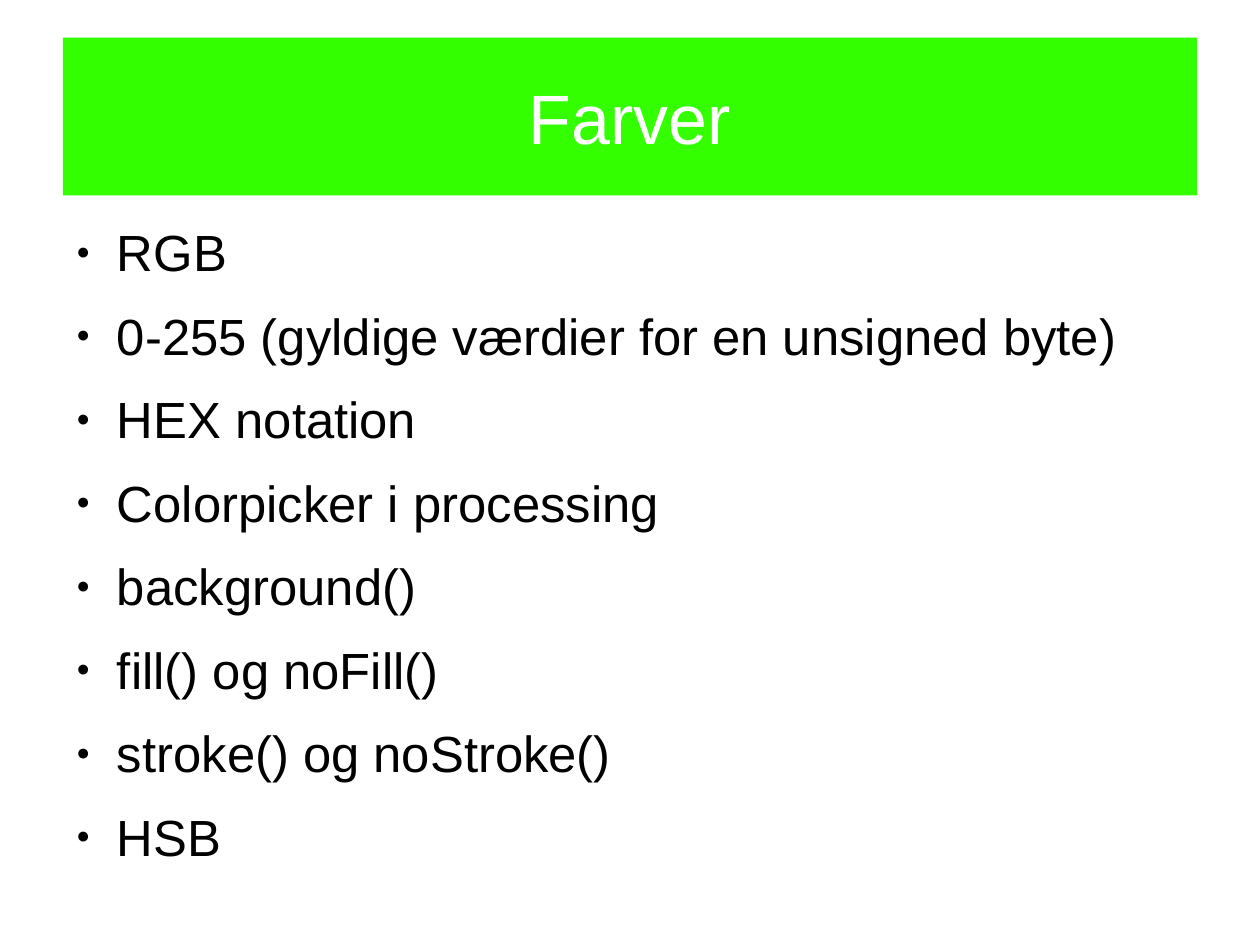
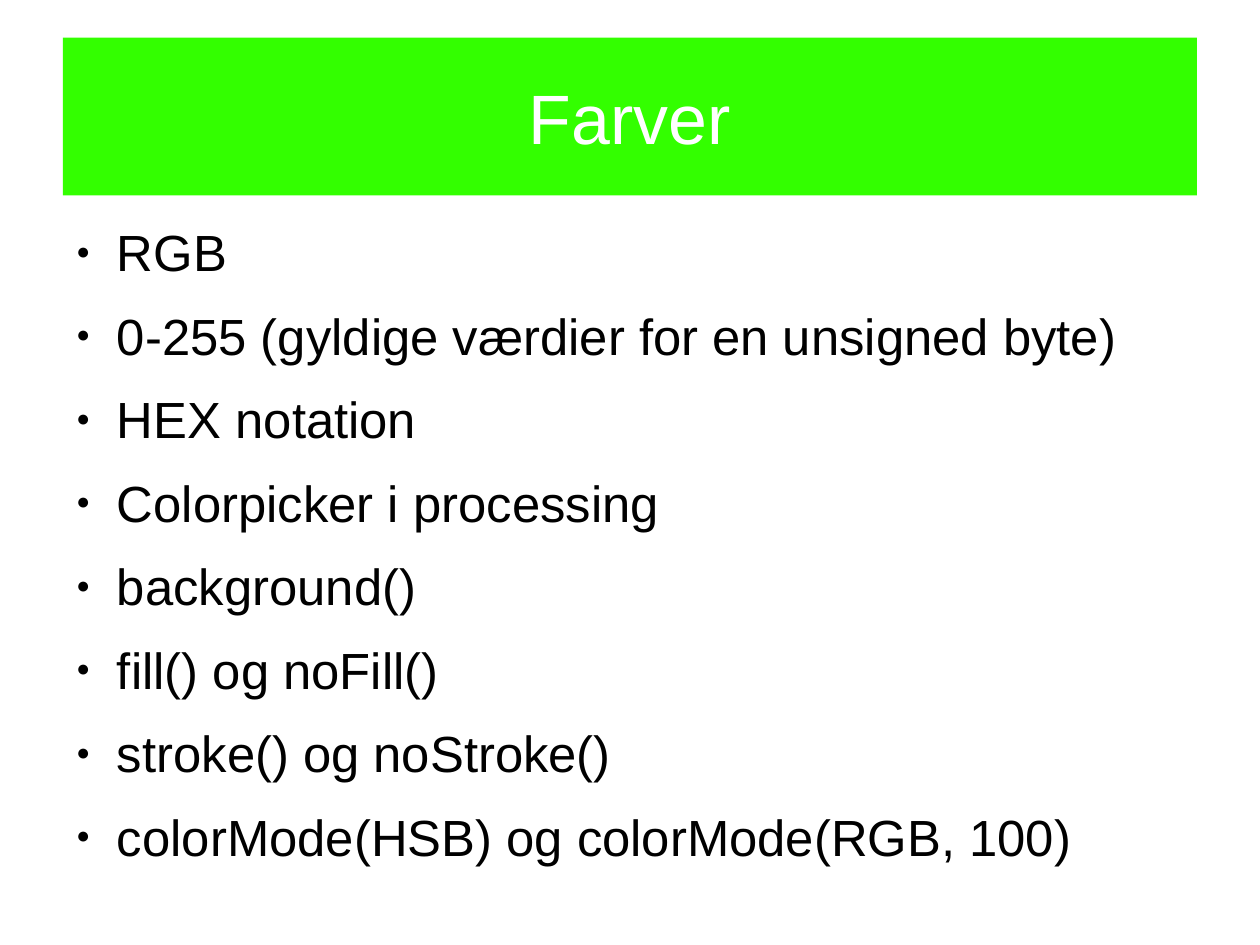
Before and after one commit to openspaceaarhus/Processing-workshops, a slide deck: slide 12 of slides/workshop1/workshop1.odp. Drawn at 1260x945 pixels with LibreOffice and Linux fonts; fonts in the diff are those of the drawing. Boxes give left, top, right and bottom in pixels: in the first picture for what was removed or moved away, otherwise in the second. Text is boxed around its words. In the diff, an @@ line names an element or a change of style, - is before the commit and + after.

```diff
--- a/slides/workshop1/workshop1.odp
+++ b/slides/workshop1/workshop1.odp
@@ text at box(117, 819, 1071, 866): text changed @@
-● HSB
+● colorMode(HSB) og colorMode(RGB, 100)
```
Also in this commit, not shown: 8 other slides changed, 2 slides added, 1 slide removed, 1 other file.
